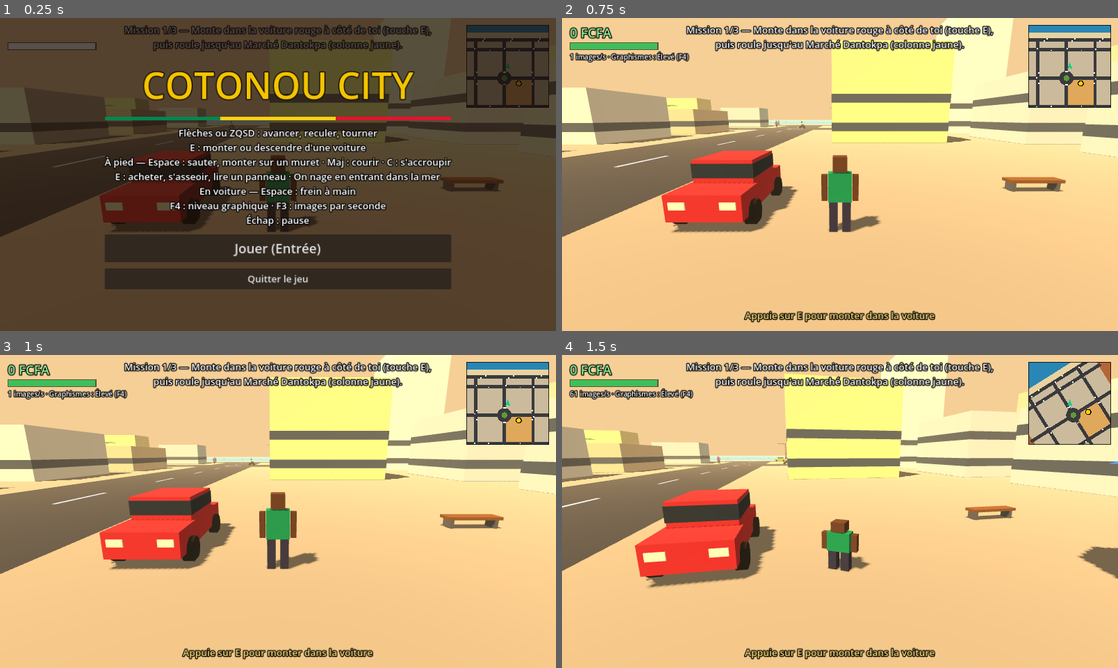
Above: before the commit, frames 1-4 (two rows, left to right).
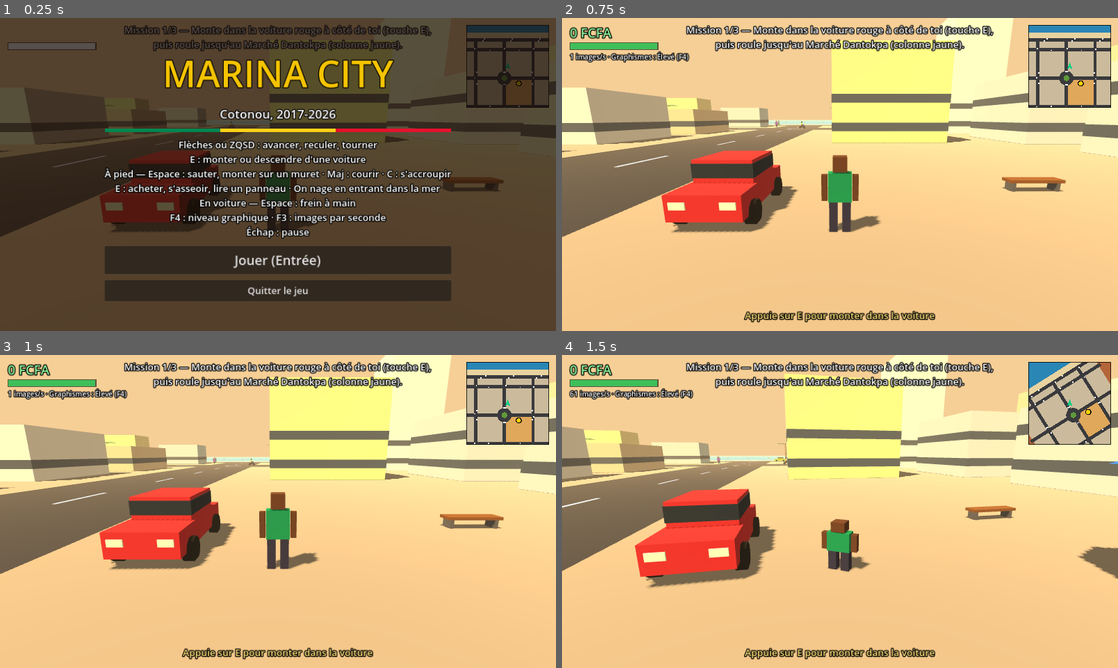
Above: after the commit, the same moments.

Repository: Yard24/Cotonou-city
Game: Godot game, scene res://main.tscn
Two runs of this game, one before a commit and one after it. Both use one fixed random seed, a clock stepped at 60 frames per second and the inputs below.
Inputs:
- Up to frame 1 (0.25 s): no input
- Up to frame 2 (0.75 s): click "Jouer (Entrée)" at 0.5 s
- Up to frame 3 (1 s): no input
- Up to frame 4 (1.5 s): tap Enter (ui_accept) at 1.25 s; hold D (right) from 1.28 s (still down); hold C (crouch) from 1.28 s (still down)

The runs differ from the first frame. In frame 1, 20% of the frame differs, in the area x 18-82%, y 13-91%; in frame 2, nothing differs; in frame 3, nothing differs; in frame 4, nothing differs.

Commit message:
Conduite voiture : suspension, dégâts visibles, tests et document de référence ; titre Marina City
Co-Authored-By: Claude Fable 5.2 <noreply@anthropic.com>
Claude-Session: https://claude.ai/code/session_015ZX5cPyHwNffcXzy9P4RRD

Diff:
--- a/project.godot
+++ b/project.godot
@@ -1,9 +1,9 @@
-; Cotonou City - projet Godot 4
+; Marina City - projet Godot 4
 config_version=5
 
 [application]
 
-config/name="Cotonou City"
+config/name="Marina City"
 run/main_scene="res://main.tscn"
 config/features=PackedStringArray("4.3", "GL Compatibility")
 
--- a/scripts/car.gd
+++ b/scripts/car.gd
@@ -13,9 +13,39 @@
 var dist := 0.0
 var vmax := 12.0
 var wheels: Array = []
+# suspension : la carrosserie (« body ») bouge sur ses ressorts, les roues restent au sol
+const RAIDEUR := 90.0
+const AMORTI := 11.0
+var body: Node3D
+var pitch := 0.0      # > 0 : le nez plonge (freinage)
+var pitch_v := 0.0
+var roll := 0.0       # > 0 : la caisse penche vers la droite (virage à gauche)
+var roll_v := 0.0
+var bounce := 0.0     # tassement vertical après un choc
+var bounce_v := 0.0
+var prev_speed := 0.0
+var prev_heading := 0.0
+# dégâts visibles : 0 = neuf, 100 = épave roulante (jamais d'explosion, décision 57)
+const DEGATS_SEUILS := [25.0, 50.0, 80.0]
+var damage := 0.0
+var dmg_stage := 0
+var hit_front := false
+var hit_rear := false
+var dmg_nodes: Array = []
+var dmg_done := {}
+var lights_f: Array = []
+var lights_r: Array = []
+var smoke: CPUParticles3D
+var smoke_mat: StandardMaterial3D
+var main_ref
+var col := Color.WHITE
 
 func setup(main, color: Color, taxi: bool, is_moto: bool) -> void:
 	moto = is_moto
+	main_ref = main
+	col = color
+	body = Node3D.new()
+	add_child(body)
 	motion_mode = CharacterBody3D.MOTION_MODE_FLOATING
 	collision_mask = 3   # couche 2 : murs réservés aux véhicules (bord de plage)
 	var cs := CollisionShape3D.new()
@@ -25,24 +55,23 @@
 	cs.position.y = 0.9
 	add_child(cs)
 	if moto:
-		main.box(Vector3(0.34, 0.42, 1.5), Color("222222"), Vector3(0, 0.62, 0), self)
-		main.box(Vector3(0.32, 0.28, 0.55), color, Vector3(0, 0.9, 0.35), self)
-		main.box(Vector3(0.7, 0.06, 0.06), Color("999999"), Vector3(0, 1.15, 0.7), self)
-		main.box(Vector3(0.48, 0.62, 0.3), Color("f2c200"), Vector3(0, 1.38, -0.12), self)
-		main.box(Vector3(0.2, 0.55, 0.55), Color("2b2b40"), Vector3(-0.2, 0.95, 0.1), self)
-		main.box(Vector3(0.2, 0.55, 0.55), Color("2b2b40"), Vector3(0.2, 0.95, 0.1), self)
-		main.box(Vector3(0.36, 0.36, 0.36), Color("222222"), Vector3(0, 1.9, -0.1), self)
+		main.box(Vector3(0.34, 0.42, 1.5), Color("222222"), Vector3(0, 0.62, 0), body)
+		main.box(Vector3(0.32, 0.28, 0.55), color, Vector3(0, 0.9, 0.35), body)
+		main.box(Vector3(0.7, 0.06, 0.06), Color("999999"), Vector3(0, 1.15, 0.7), body)
+		main.box(Vector3(0.48, 0.62, 0.3), Color("f2c200"), Vector3(0, 1.38, -0.12), body)
+		main.box(Vector3(0.2, 0.55, 0.55), Color("2b2b40"), Vector3(-0.2, 0.95, 0.1), body)
+		main.box(Vector3(0.2, 0.55, 0.55), Color("2b2b40"), Vector3(0.2, 0.95, 0.1), body)
+		main.box(Vector3(0.36, 0.36, 0.36), Color("222222"), Vector3(0, 1.9, -0.1), body)
 		wheels = [_wheel(main, Vector3(0, 0.33, 0.62), 0.33, 0.14), _wheel(main, Vector3(0, 0.33, -0.62), 0.33, 0.14)]
 	else:
-		main.box(Vector3(2.0, 0.72, 4.4), color, Vector3(0, 0.74, 0), self)
-		main.box(Vector3(1.8, 0.7, 2.3), color, Vector3(0, 1.45, -0.25), self)
-		main.box(Vector3(1.84, 0.44, 2.34), Color("1e2a33"), Vector3(0, 1.47, -0.25), self)
+		main.box(Vector3(2.0, 0.72, 4.4), color, Vector3(0, 0.74, 0), body)
+		main.box(Vector3(1.8, 0.7, 2.3), color, Vector3(0, 1.45, -0.25), body)
+		main.box(Vector3(1.84, 0.44, 2.34), Color("1e2a33"), Vector3(0, 1.47, -0.25), body)
 		if taxi:
-			main.box(Vector3(2.03, 0.18, 4.42), Color("1f8a3a"), Vector3(0, 0.86, 0), self)
-		main.box(Vector3(0.42, 0.2, 0.06), Color("fff6c0"), Vector3(-0.65, 0.82, 2.21), self)
-		main.box(Vector3(0.42, 0.2, 0.06), Color("fff6c0"), Vector3(0.65, 0.82, 2.21), self)
-		main.box(Vector3(0.42, 0.18, 0.06), Color("aa0000"), Vector3(-0.65, 0.84, -2.21), self)
-		main.box(Vector3(0.42, 0.18, 0.06), Color("aa0000"), Vector3(0.65, 0.84, -2.21), self)
+			main.box(Vector3(2.03, 0.18, 4.42), Color("1f8a3a"), Vector3(0, 0.86, 0), body)
+		for sx in [-0.65, 0.65]:
+			lights_f.append(main.box(Vector3(0.42, 0.2, 0.06), Color("fff6c0"), Vector3(sx, 0.82, 2.21), body))
+			lights_r.append(main.box(Vector3(0.42, 0.18, 0.06), Color("aa0000"), Vector3(sx, 0.84, -2.21), body))
 		for p in [Vector3(-1, 0.38, 1.4), Vector3(1, 0.38, 1.4), Vector3(-1, 0.38, -1.4), Vector3(1, 0.38, -1.4)]:
 			wheels.append(_wheel(main, p, 0.38, 0.3))
 
@@ -97,6 +126,7 @@
 	heading = lerp_angle(heading, q.z, 1.0 - exp(-delta * 7.0))
 	rotation.y = heading
 	_spin(delta)
+	_susp(delta)
 
 func drive(delta: float) -> void:
 	var brake := Input.is_action_pressed("brake")
@@ -108,23 +138,172 @@
 		speed = move_toward(speed, 0.0, 4.0 * delta)
 	if brake:
 		speed *= max(0.0, 1.0 - 3.5 * delta)
-	speed = clamp(speed, MAXR, MAXF)
+	speed = clamp(speed, MAXR, max_speed())
 	var steer := Input.get_axis("right", "left")
 	var f: float = clamp(abs(speed) / 7.0, 0.0, 1.0)
 	heading += steer * (2.6 if brake else 1.9) * delta * f * sign(speed) * (1.0 - abs(speed) / MAXF * 0.45)
 	rotation.y = heading
 	var fwd := Vector3(sin(heading), 0, cos(heading))
 	velocity = fwd * speed
+	var before := global_position
 	move_and_slide()
 	var real := get_real_velocity().dot(fwd)
+	# choc : sa violence est la vitesse perdue d'un coup. On compare la vitesse d'avant
+	# à celle d'après le contact (glissade le long de l'obstacle) : de face on perd tout,
+	# en biais presque rien.
+	if get_slide_collision_count() > 0 and delta > 0.0:
+		var k := get_slide_collision(0)
+		var t: Vector3 = k.get_travel()
+		var r: Vector3 = k.get_remainder()
+		var frac: float = r.length() / max(0.0001, (t + r).length())
+		if frac > 0.05:
+			var after: float = (global_position - before - t).dot(fwd) / (delta * frac)
+			after = clamp(after, min(speed, 0.0), max(speed, 0.0))
+			var impact: float = abs(speed) - abs(after)
+			if impact >= 5.0:
+				hit(impact, speed > 0.0)
+				var o = k.get_collider()
+				if o != null and o != self and o.has_method("hit"):
+					o.hit(impact * 0.7, o.to_local(global_position).z > 0.0)
+				speed = after
 	if abs(real) < abs(speed) - 3.0:
 		speed = real * 0.5
 	global_position.y = 0
 	_spin(delta)
+	_susp(delta)
 
 func idle(delta: float) -> void:
 	speed = move_toward(speed, 0.0, 12.0 * delta)
+	_susp(delta)
 
 func _spin(delta: float) -> void:
 	for w in wheels:
 		w.rotation.x += speed * delta / 0.38
+
+# ---------------- suspension ----------------
+# La carrosserie se cabre à l'accélération, plonge au freinage et penche vers
+# l'extérieur des virages ; un ressort amorti la ramène à plat.
+func _susp(delta: float) -> void:
+	if delta <= 0.0:
+		return
+	var dt: float = min(delta, 0.05)
+	var acc: float = clamp((speed - prev_speed) / dt, -30.0, 30.0)
+	var yaw: float = angle_difference(prev_heading, heading) / dt
+	prev_speed = speed
+	prev_heading = heading
+	if moto:
+		return   # l'inclinaison de la moto sera faite avec la conduite moto
+	var lat: float = clamp(speed * yaw, -25.0, 25.0)
+	var want_p: float = clamp(-acc * 0.004, -0.07, 0.09)
+	var want_r: float = clamp(lat * 0.005, -0.09, 0.09)
+	if acc == 0.0 and lat == 0.0 and abs(pitch) + abs(roll) + abs(bounce) + abs(pitch_v) + abs(roll_v) + abs(bounce_v) < 0.0005:
+		pitch = 0.0
+		roll = 0.0
+		bounce = 0.0
+	else:
+		pitch_v += ((want_p - pitch) * RAIDEUR - pitch_v * AMORTI) * dt
+		pitch = clamp(pitch + pitch_v * dt, -0.14, 0.14)
+		roll_v += ((want_r - roll) * RAIDEUR - roll_v * AMORTI) * dt
+		roll = clamp(roll + roll_v * dt, -0.14, 0.14)
+		bounce_v += (-bounce * RAIDEUR - bounce_v * AMORTI) * dt
+		bounce = clamp(bounce + bounce_v * dt, -0.12, 0.08)
+	body.rotation.x = pitch
+	body.rotation.z = roll
+	body.position.y = bounce
+
+# ---------------- dégâts visibles ----------------
+# Vitesse maximale : un moteur très abîmé (dégâts >= 80) plafonne à 60 %.
+func max_speed() -> float:
+	return MAXF * (0.6 if damage >= DEGATS_SEUILS[2] else 1.0)
+
+# Choc reçu. impact : vitesse perdue d'un coup (m/s) ; front : par l'avant ou par l'arrière.
+func hit(impact: float, front: bool) -> void:
+	if impact < 5.0:
+		return   # frottement ou petit contact : rien
+	damage = min(100.0, damage + (impact - 4.0) * 2.5)
+	if front:
+		hit_front = true
+	else:
+		hit_rear = true
+	bounce_v -= min(impact, 20.0) * 0.03
+	_show_damage()
+
+func repair() -> void:
+	damage = 0.0
+	hit_front = false
+	hit_rear = false
+	for n in dmg_nodes:
+		n.queue_free()
+	dmg_nodes = []
+	dmg_done = {}
+	for l in lights_f + lights_r:
+		l.visible = true
+	_show_damage()
+
+func _dmg_box(key: String, size: Vector3, c: Color, pos: Vector3, rot: Vector3) -> void:
+	if dmg_done.has(key):
+		return
+	dmg_done[key] = true
+	var b = main_ref.box(size, c, pos, body)
+	b.rotation = rot
+	dmg_nodes.append(b)
+
+func _show_damage() -> void:
+	var st := 0
+	for s in DEGATS_SEUILS:
+		if damage >= s:
+			st += 1
+	if not moto and st >= 1:
+		var tole := col.darkened(0.25)
+		if hit_front:
+			# capot plié, un phare cassé ; puis pare-chocs pendant et second phare
+			_dmg_box("capot", Vector3(1.9, 0.08, 1.15), tole, Vector3(0.03, 1.2, 1.55), Vector3(-0.22, 0.0, 0.05))
+			lights_f[0].visible = false
+			if st >= 2:
+				_dmg_box("parechoc_av", Vector3(2.05, 0.16, 0.12), Color("2b2b2b"), Vector3(0.08, 0.46, 2.26), Vector3(0.0, 0.09, 0.13))
+				lights_f[1].visible = false
+		if hit_rear:
+			_dmg_box("coffre", Vector3(1.9, 0.08, 0.8), tole, Vector3(-0.03, 1.2, -1.8), Vector3(0.24, 0.0, -0.05))
+			lights_r[1].visible = false
+			if st >= 2:
+				_dmg_box("parechoc_ar", Vector3(2.05, 0.16, 0.12), Color("2b2b2b"), Vector3(-0.08, 0.46, -2.26), Vector3(0.0, -0.09, -0.13))
+				lights_r[0].visible = false
+	if st >= 2 and smoke == null:
+		_make_smoke()
+	if smoke != null:
+		smoke.emitting = st >= 2
+		# fumée claire d'abord, noire et plus épaisse quand le moteur est très abîmé
+		smoke_mat.albedo_color = Color(0.12, 0.12, 0.12, 0.75) if st >= 3 else Color(0.85, 0.85, 0.85, 0.5)
+		smoke.scale_amount_max = 1.7 if st >= 3 else 1.1
+	if st != dmg_stage:
+		var worse := st > dmg_stage
+		dmg_stage = st
+		if worse and main_ref.cur_car == self:
+			main_ref.say(["", "Aïe ! La tôle est froissée.", "Le moteur fume… doucement, ou trouve un garage.", "Moteur très abîmé : la voiture n'avance plus qu'au ralenti."][st], 4.0)
+
+# Fumée du moteur : quelques cubes gris qui montent (peu coûteux, même au niveau Bas).
+func _make_smoke() -> void:
+	smoke = CPUParticles3D.new()
+	smoke.position = Vector3(0, 0.95, 0.3) if moto else Vector3(0, 1.2, 1.7)
+	smoke.amount = 16
+	smoke.lifetime = 1.6
+	smoke.local_coords = false
+	smoke.direction = Vector3.UP
+	smoke.spread = 20.0
+	smoke.gravity = Vector3(0, 1.2, 0)
+	smoke.initial_velocity_min = 1.0
+	smoke.initial_velocity_max = 2.0
+	smoke.scale_amount_min = 0.5
+	var g := Gradient.new()
+	g.set_color(0, Color(1, 1, 1, 1))
+	g.set_color(1, Color(1, 1, 1, 0))
+	smoke.color_ramp = g
+	var bm := BoxMesh.new()
+	bm.size = Vector3(0.35, 0.35, 0.35)
+	smoke.mesh = bm
+	smoke_mat = StandardMaterial3D.new()
+	smoke_mat.transparency = BaseMaterial3D.TRANSPARENCY_ALPHA
+	smoke_mat.shading_mode = BaseMaterial3D.SHADING_MODE_UNSHADED
+	smoke_mat.vertex_color_use_as_albedo = true
+	smoke.material_override = smoke_mat
+	body.add_child(smoke)
--- a/scripts/hud.gd
+++ b/scripts/hud.gd
@@ -78,6 +78,10 @@
 	m.menu_title = m.label(84, Color("f5c400"))
 	m.menu_title.horizontal_alignment = HORIZONTAL_ALIGNMENT_CENTER
 	vb.add_child(m.menu_title)
+	var sous_titre: Label = m.label(28, Color.WHITE)
+	sous_titre.horizontal_alignment = HORIZONTAL_ALIGNMENT_CENTER
+	sous_titre.text = "Cotonou, 2017-2026"
+	vb.add_child(sous_titre)
 	var flag := HBoxContainer.new()
 	flag.add_theme_constant_override("separation", 0)
 	flag.custom_minimum_size = Vector2(0, 8)
@@ -102,7 +106,7 @@
 	bq.custom_minimum_size = Vector2(360, 48)
 	bq.pressed.connect(func() -> void: m.get_tree().quit())
 	vb.add_child(bq)
-	m.open_menu("COTONOU CITY", "Jouer (Entrée)")
+	m.open_menu("MARINA CITY", "Jouer (Entrée)")
 
 func update(m, delta: float) -> void:
 	m.l_money.text = "%d FCFA" % m.money
--- a/scripts/main.gd
+++ b/scripts/main.gd
@@ -1,5 +1,5 @@
 extends Node3D
-# Cotonou City — monde, circulation, missions, affichage.
+# Marina City (dépôt cotonou-city) — monde, circulation, missions, affichage.
 # Quatre niveaux graphiques (touche F4) : Bas pour les petits PC, jusqu'à Ultra.
 
 const CarScript := preload("res://scripts/car.gd")
--- a/scripts/selftest.gd
+++ b/scripts/selftest.gd
@@ -2,6 +2,8 @@
 # Test automatique sans écran : lancé avec « -- --selftest ».
 # main.gd appelle step() à chaque image ; le test doit finir par « SELFTEST OK ».
 
+const VoitureTest := preload("res://scripts/selftest_voiture.gd")
+var voiture
 var start := Vector3.ZERO
 var max_y := 0.0
 var d_walk := 0.0
@@ -13,6 +15,9 @@
 	if f == 4:
 		if m.road_segs.size() != 7 or m.minimap == null or not m.minimap.is_inside_tree():
 			_fail(m, "mini-carte absente ou routes manquantes")
+			return
+		if m.menu_title.text != "MARINA CITY" or ProjectSettings.get_setting("application/config/name") != "Marina City":
+			_fail(m, "le titre du jeu n'est pas « Marina City »")
 			return
 		m.open_menu("PAUSE", "Reprendre")
 		start = m.traffic[0].global_position
@@ -278,6 +283,13 @@
 			return
 		print("ponton : montée depuis la plage, plongeon au bout (z = %.1f) · bouées : nage arrêtée à z = %.1f" % [z_dive, pl.global_position.z])
 		_interactions(m, pl)
+	elif f == 2574 and voiture != null:
+		var e: String = voiture.run(m)
+		if e != "":
+			_fail(m, e)
+			return
+		print("SELFTEST OK")
+		m.get_tree().quit(0)
 
 # Interactions : étal d'eau, banc, panneau. Tout se fait dans la même image.
 func _interactions(m, pl) -> void:
@@ -343,8 +355,9 @@
 		return
 	c.speed = 0.0
 	print("plage : voiture arrêtée avant la mer à z = %.1f" % c.global_position.z)
-	print("SELFTEST OK")
-	m.get_tree().quit(0)
+	# conduite voiture : la voiture-obstacle est posée maintenant, le test tourne 4 images plus tard
+	voiture = VoitureTest.new()
+	voiture.prepare(m)
 
 # Place le héros quelque part et le fait avancer.
 func _place(pl, pos: Vector3, h: float) -> void:
--- /dev/null
+++ b/scripts/selftest_voiture.gd
@@ -0,0 +1,260 @@
+extends RefCounted
+# Test automatique de la conduite voiture : direction, frein à main, marche arrière,
+# suspension, collisions, dégâts visibles. Appelé par selftest.gd, tout dans la même image.
+# Terrain d'essai : la plage (plate, fermée à la circulation), voiture tournée vers l'est.
+
+const DT := 1.0 / 60.0
+const EST := PI / 2
+var err := ""
+var last_d := 0.0   # distance parcourue pendant le dernier virage d'essai
+
+# Pose la voiture-obstacle sur la plage. À appeler quelques images avant run() :
+# le moteur physique ne prend en compte un véhicule déplacé qu'à l'image suivante.
+func prepare(m) -> void:
+	_put(m.cars[2], 140, -178, EST, 0.0)
+
+# Renvoie "" si tout va bien, sinon le message d'échec.
+func run(m) -> String:
+	var c = m.cars[1]
+	var b = m.cars[2]
+	for t in [_direction, _frein_a_main, _marche_arriere, _suspension, _collisions, _degats]:
+		_release()
+		c.repair()
+		b.repair()
+		t.call(m, c, b)
+		_release()
+		if err != "":
+			return err
+	c.repair()
+	b.repair()
+	return ""
+
+func _release() -> void:
+	for a in ["up", "down", "left", "right", "brake"]:
+		Input.action_release(a)
+
+func _put(c, x: float, z: float, h: float, v: float) -> void:
+	c.global_position = Vector3(x, 0, z)
+	c.heading = h
+	c.rotation.y = h
+	c.speed = v
+	c.prev_speed = v
+	c.prev_heading = h
+	c.pitch = 0.0
+	c.pitch_v = 0.0
+	c.roll = 0.0
+	c.roll_v = 0.0
+	c.bounce = 0.0
+	c.bounce_v = 0.0
+
+func _run(c, secs: float, keys: Array = []) -> void:
+	for k in keys:
+		Input.action_press(k)
+	for i in int(round(secs * 60.0)):
+		c.drive(DT)
+	for k in keys:
+		Input.action_release(k)
+
+# Angle parcouru en tournant 0,5 s sans accélérer, depuis la vitesse v.
+func _turn(c, v: float, key: String, brake := false) -> float:
+	_put(c, 0, -178, EST, v)
+	_run(c, 0.5, [key, "brake"] if brake else [key])
+	last_d = c.global_position.distance_to(Vector3(0, 0, -178))
+	return angle_difference(EST, c.heading)
+
+func _direction(_m, c, _b) -> void:
+	# à l'arrêt, le volant ne fait pas pivoter la voiture
+	if abs(_turn(c, 0.0, "left")) > 0.001:
+		err = "direction : la voiture pivote à l'arrêt"
+		return
+	var l10 := _turn(c, 10.0, "left")
+	var zl: float = c.global_position.z
+	var r10 := _turn(c, 10.0, "right")
+	var l30 := _turn(c, 30.0, "left")
+	# gauche et droite symétriques ; à gauche de l'est, c'est le sud (z diminue)
+	if l10 < 0.5 or l10 > 1.1 or abs(l10 + r10) > 0.02 or zl > -178.5 or c.global_position.z > -178.5:
+		err = "direction : %.2f rad à gauche, %.2f à droite en 0,5 s à 36 km/h" % [l10, r10]
+		return
+	# plus on roule vite, moins la voiture tourne
+	if l30 >= l10 * 0.85 or l30 < 0.2:
+		err = "direction : à 108 km/h la voiture tourne autant qu'à 36 (%.2f contre %.2f rad)" % [l30, l10]
+		return
+	print("direction : %.0f° en 0,5 s à 36 km/h, %.0f° à 108 km/h, rien à l'arrêt, gauche et droite symétriques" % [rad_to_deg(l10), rad_to_deg(l30)])
+
+func _frein_a_main(_m, c, _b) -> void:
+	# roue libre : la voiture ralentit à peine
+	_put(c, 0, -178, EST, 20.0)
+	_run(c, 1.0)
+	var v_libre: float = c.speed
+	var d_libre: float = c.global_position.x
+	# frein à main : presque arrêtée en 1 seconde, en quelques mètres
+	_put(c, 0, -178, EST, 20.0)
+	_run(c, 1.0, ["brake"])
+	var v_frein: float = c.speed
+	var d_frein: float = c.global_position.x
+	if v_libre < 15.0 or v_frein > 1.5 or d_frein > 8.0 or d_frein < 2.0 or d_libre < 15.0:
+		err = "frein à main : %.1f m/s après 1 s (%.1f m), contre %.1f m/s en roue libre" % [v_frein, d_frein, v_libre]
+		return
+	# il resserre le virage : presque le même angle, sur une distance bien plus courte
+	var sans := _turn(c, 12.0, "left")
+	var d_sans := last_d
+	var avec := _turn(c, 12.0, "left", true)
+	var d_avec := last_d
+	if avec < sans * 0.8 or d_avec > d_sans * 0.6:
+		err = "frein à main : le virage n'est pas plus serré (%.2f rad sur %.1f m contre %.2f rad sur %.1f m)" % [avec, d_avec, sans, d_sans]
+		return
+	print("frein à main : de 72 km/h à %.0f km/h en 1 s sur %.1f m ; virage de %.0f° sur %.1f m au lieu de %.0f° sur %.1f m" % [v_frein * 3.6, d_frein, rad_to_deg(avec), d_avec, rad_to_deg(sans), d_sans])
+
+func _marche_arriere(_m, c, _b) -> void:
+	_put(c, 100, -178, EST, 0.0)
+	_run(c, 3.0, ["down"])
+	var recul: float = 100.0 - c.global_position.x
+	if abs(c.speed - c.MAXR) > 0.01 or recul < 12.0 or recul > 30.0 or abs(c.global_position.z + 178.0) > 0.01:
+		err = "marche arrière : %.1f m/s, %.1f m de recul en 3 s" % [c.speed, recul]
+		return
+	# en reculant, le volant agit à l'envers (comme une vraie voiture) : l'arrière part à gauche
+	_run(c, 0.5, ["down", "left"])
+	var a := angle_difference(EST, c.heading)
+	if a > -0.3:
+		err = "marche arrière : la direction n'est pas inversée (%.2f rad)" % a
+		return
+	# « avancer » pendant qu'on recule freine fort puis repart en avant
+	_put(c, 100, -178, EST, c.MAXR)
+	_run(c, 0.5, ["up"])
+	if c.speed < 0.0:
+		err = "marche arrière : la voiture ne repart pas en avant (%.1f m/s)" % c.speed
+		return
+	print("marche arrière : plafonnée à %.0f km/h, %.1f m en 3 s, direction inversée, reprise en avant en moins de 0,5 s" % [-c.MAXR * 3.6, recul])
+
+func _suspension(_m, c, _b) -> void:
+	if c.body == null or c.wheels[0].get_parent() != c or c.lights_f[0].get_parent() != c.body:
+		err = "suspension : carrosserie et roues mal séparées"
+		return
+	var lim := 0.0
+	# accélération : le nez se lève
+	_put(c, 0, -178, EST, 0.0)
+	_run(c, 0.3, ["up"])
+	var p_acc: float = c.pitch
+	# freinage : le nez plonge
+	_put(c, 0, -178, EST, 20.0)
+	_run(c, 0.3, ["down"])
+	var p_frein: float = c.pitch
+	# virages : la caisse penche vers l'extérieur
+	_put(c, 0, -178, EST, 15.0)
+	_run(c, 0.4, ["left"])
+	var r_g: float = c.roll
+	_put(c, 0, -178, EST, 15.0)
+	_run(c, 0.4, ["right"])
+	var r_d: float = c.roll
+	if p_acc > -0.02 or p_frein < 0.03 or r_g < 0.02 or abs(r_g + r_d) > 0.005:
+		err = "suspension : tangage %.3f / %.3f, roulis %.3f / %.3f" % [p_acc, p_frein, r_g, r_d]
+		return
+	if abs(c.body.rotation.z - c.roll) > 0.0001 or c.rotation.x != 0.0:
+		err = "suspension : la carrosserie ne suit pas"
+		return
+	# jamais plus de 8° environ, même en maltraitant la voiture
+	_put(c, -150, -178, EST, 30.0)
+	for i in 240:
+		var k: String = ["left", "right", "down", "up"][(i / 20) % 4]
+		Input.action_press(k)
+		Input.action_press("brake" if i % 50 < 10 else k)
+		c.drive(DT)
+		_release()
+		lim = max(lim, max(abs(c.pitch), abs(c.roll)))
+	if lim > 0.141:
+		err = "suspension : angle excessif (%.2f rad)" % lim
+		return
+	# à l'arrêt, tout revient à plat
+	c.speed = 0.0
+	for i in 150:
+		c.idle(DT)
+	if abs(c.pitch) + abs(c.roll) + abs(c.bounce) > 0.003:
+		err = "suspension : la voiture ne revient pas à plat (%.4f)" % (abs(c.pitch) + abs(c.roll) + abs(c.bounce))
+		return
+	print("suspension : nez levé de %.1f° à l'accélération, plongé de %.1f° au freinage, roulis de %.1f° en virage, %.1f° au plus, retour à plat à l'arrêt" % [rad_to_deg(-p_acc), rad_to_deg(p_frein), rad_to_deg(r_g), rad_to_deg(lim)])
+
+func _collisions(_m, c, b) -> void:
+	# de face contre le mur du bout du monde (x = 206) : arrêt net, on ne traverse pas
+	_put(c, 180, -178, EST, 20.0)
+	_run(c, 2.5)
+	if c.global_position.x > 204.0 or c.global_position.x < 202.0 or abs(c.speed) > 1.0:
+		err = "collisions : mur de face, x = %.1f, vitesse %.1f" % [c.global_position.x, c.speed]
+		return
+	# on peut repartir en marche arrière après le choc
+	_run(c, 1.0, ["down"])
+	if c.global_position.x > 202.0:
+		err = "collisions : voiture coincée contre le mur"
+		return
+	# contre une voiture arrêtée : on s'arrête derrière elle, elle ne bouge pas
+	c.repair()
+	_put(c, 134, -178, EST, 12.0)
+	_run(c, 3.0)
+	var gap: float = b.global_position.x - c.global_position.x
+	if gap < 4.3 or gap > 5.0 or b.global_position.distance_to(Vector3(140, 0, -178)) > 0.01:
+		err = "collisions : contre une voiture, écart %.2f m" % gap
+		return
+	if c.damage <= 0.0 or b.damage <= 0.0 or not c.hit_front or not b.hit_rear or b.damage >= c.damage:
+		err = "collisions : dégâts %.0f (avant) et %.0f (voiture percutée)" % [c.damage, b.damage]
+		return
+	var dg := "choc à 40 km/h environ contre une voiture arrêtée : dégâts %.0f pour moi, %.0f pour elle" % [c.damage, b.damage]
+	# en biais contre le mur de la plage : la voiture glisse le long du mur, sans dégât
+	c.repair()
+	_put(c, 0, -186, EST + 0.2, 15.0)
+	_run(c, 1.5, ["up"])
+	if c.global_position.z < -188.2 or c.global_position.x < 15.0 or c.speed < 8.0 or c.damage > 0.0:
+		err = "collisions : en biais, x = %.1f, z = %.1f, vitesse %.1f, dégâts %.0f" % [c.global_position.x, c.global_position.z, c.speed, c.damage]
+		return
+	print("collisions : arrêt net contre un mur puis dégagement en marche arrière ; %s ; glissade le long d'un mur en biais sans dégât" % dg)
+
+func _degats(m, c, b) -> void:
+	if c.damage != 0.0 or c.dmg_stage != 0 or c.smoke != null and c.smoke.emitting or not c.lights_f[0].visible:
+		err = "dégâts : la voiture réparée n'est pas neuve"
+		return
+	# petit contact : rien
+	c.hit(4.0, true)
+	if c.damage != 0.0:
+		err = "dégâts : un simple contact abîme la voiture"
+		return
+	# choc de face à 70 km/h environ contre le mur : tôle froissée, un phare cassé, pas encore de fumée
+	_put(c, 198, -178, EST, 20.0)
+	_run(c, 2.0)
+	var d1: float = c.damage
+	if c.dmg_stage != 1 or not c.dmg_done.has("capot") or c.lights_f[0].visible or not c.lights_f[1].visible or c.smoke != null:
+		err = "dégâts : premier choc, dégâts %.0f, stade %d" % [d1, c.dmg_stage]
+		return
+	if c.dmg_done.has("coffre") or not c.lights_r[0].visible or c.max_speed() != c.MAXF:
+		err = "dégâts : l'arrière est abîmé par un choc avant"
+		return
+	# choc par l'arrière, en reculant contre l'autre voiture : coffre plié, fumée claire
+	_put(c, 150, -178, EST, -10.0)
+	_run(c, 1.5, ["down"])
+	if not c.hit_rear or not c.dmg_done.has("coffre") or c.lights_r[1].visible:
+		err = "dégâts : pas de dégât à l'arrière en reculant (%.0f)" % c.damage
+		return
+	c.hit(8.0, true)
+	if c.dmg_stage != 2 or c.smoke == null or not c.smoke.emitting or c.smoke_mat.albedo_color.r < 0.5 or c.lights_f[1].visible:
+		err = "dégâts : pas de fumée claire au stade 2 (dégâts %.0f)" % c.damage
+		return
+	var d2: float = c.damage
+	# moteur très abîmé : fumée noire, vitesse plafonnée à 60 %, mais la voiture roule toujours
+	m.cur_car = c
+	m.info_t = 0.0
+	for i in 6:
+		c.hit(30.0, true)
+	m.cur_car = null
+	if c.damage != 100.0 or c.dmg_stage != 3 or c.smoke_mat.albedo_color.r > 0.3 or m.info_t <= 0.0:
+		err = "dégâts : stade 3 non atteint (dégâts %.0f)" % c.damage
+		return
+	_put(c, -30, -178, EST, 0.0)
+	_run(c, 6.0, ["up"])
+	if abs(c.speed - c.MAXF * 0.6) > 0.01 or c.global_position.x < 20.0:
+		err = "dégâts : vitesse %.1f m/s avec un moteur très abîmé" % c.speed
+		return
+	var vmax: float = c.speed
+	# réparation : tout redevient neuf
+	var n: int = c.dmg_nodes.size()
+	c.repair()
+	if c.damage != 0.0 or c.smoke.emitting or not c.lights_f[0].visible or not c.lights_r[1].visible or c.dmg_nodes.size() != 0 or c.max_speed() != c.MAXF:
+		err = "dégâts : la réparation ne remet pas à neuf"
+		return
+	print("dégâts : mur à 70 km/h environ = %.0f (capot plié, un phare) ; puis %.0f (coffre, fumée claire) ; à 100 fumée noire et %.0f km/h au plus ; %d pièces de tôle retirées à la réparation" % [d1, d2, vmax * 3.6, n])
Not shown, changed: plan/taches.csv
Not shown, added: docs/systemes/conduite_voiture.md
Not shown, added: plan/journal/2026-11-16-02h18.md
